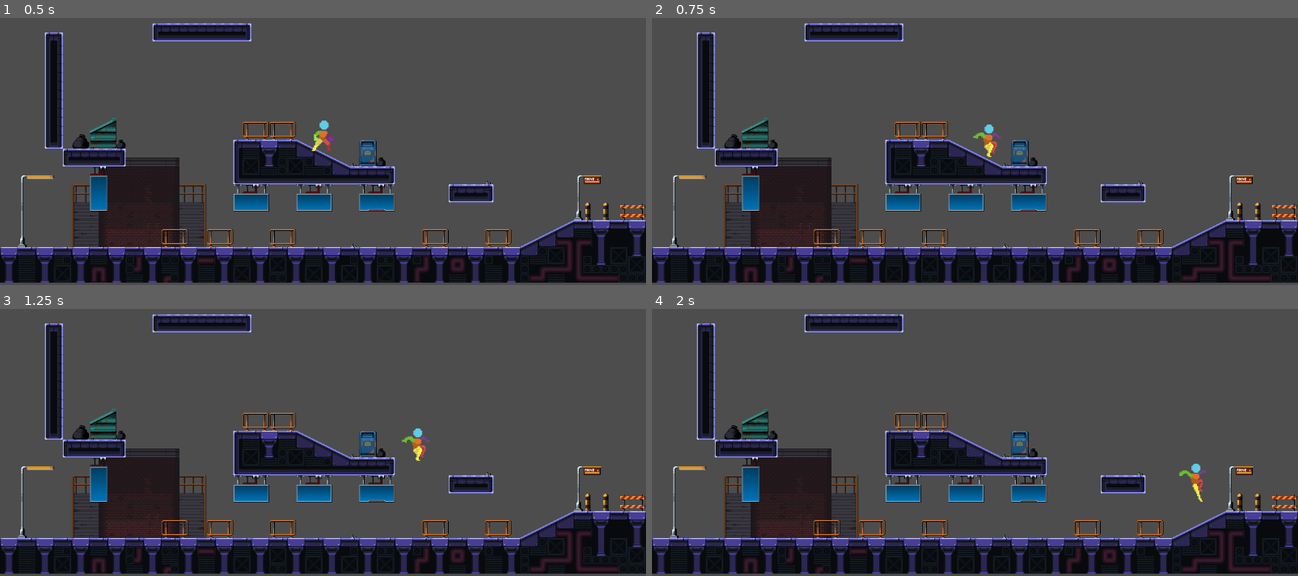
Above: before the commit, frames 1-4 (two rows, left to right).
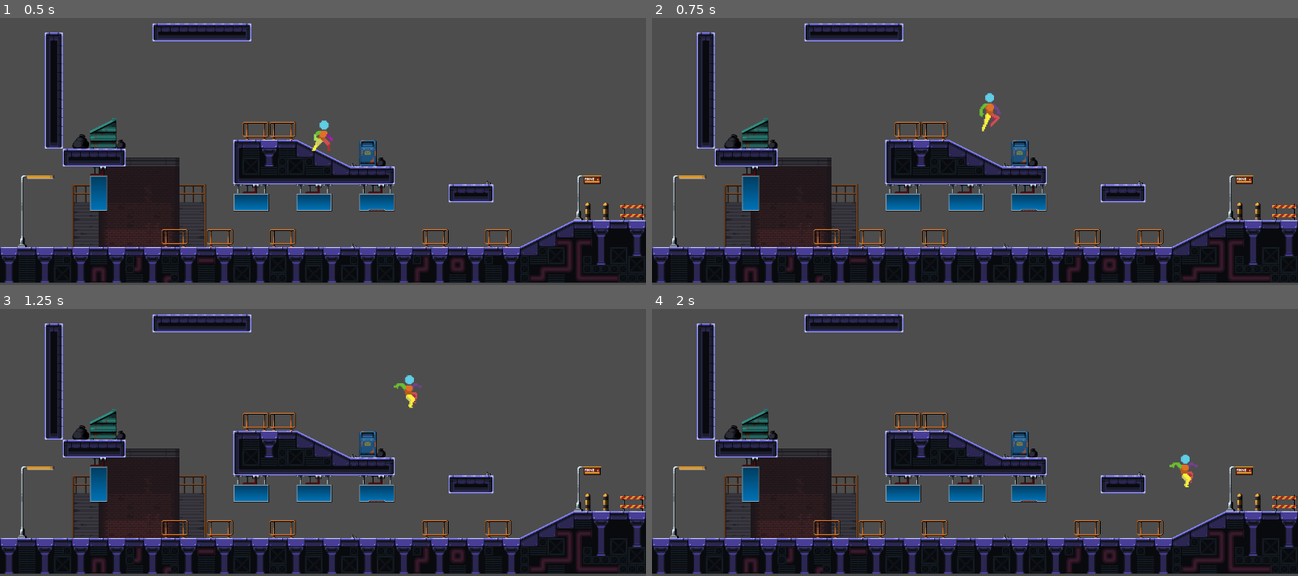
Above: after the commit, the same moments.

Repository: GRIDAEI/Grid-platformer-project
Game: Godot game, scene res://Scenes/World.tscn
The game is run twice, just before and just after one commit, with the same random seed, the same clock (stepped at 60 frames per second) and the same inputs.
Inputs:
- Up to frame 1 (0.5 s): no input
- Up to frame 2 (0.75 s): tap Enter (ui_accept) at 0.5 s; hold D (right) from 0.53 s (still down); tap Space (spacja) at 0.6 s
- Up to frame 3 (1.25 s): keep holding D (right); tap Enter (ui_accept) at 0.77 s
- Up to frame 4 (2 s): keep holding D (right); tap Space (spacja) at 1.35 s; tap Enter (ui_accept) at 1.52 s

Frame 1 is identical in both runs. In frame 2, 0.4% of the frame differs, in the area x 49-55%, y 28-53%; in frame 3, 0.4%; in frame 4, 0.4%.

Commit message:
Fix wall jumpu i dodanie helperow

Diff:
--- a/Scenes/player.gd
+++ b/Scenes/player.gd
@@ -7,6 +7,15 @@
 
 @export var wall_slide_speed_reduction : float = 0.3
 
+
+#Zmienne forów
+#Fory, bo nie wiem jak się to profesjonalniej nazywa to zmienne które obsługują dodatkowe wspomagacze dla gracza
+
+#Forem np. jest to że jeszcze przez 30 klatek po zejściu z platformy można jeszcze skoczyć. By gracz nie czuł
+#się oszukany.
+var helper_duration : int = 10
+var normal_jump_help_timer : int = 10
+var helper_wall_jump_help_timer : int = 10
 
 #Stany gracza
 enum PlayerState {
@@ -42,8 +51,15 @@
 #Kontroler animacji gracza
 @onready var anim_sprite = $AnimatedSprite2D
 
+
+var was_on_floor : bool = false
+var was_on_wall : bool = false
 var was_wall_jump : bool = false
+
+var has_jumped : bool = false
 var jump_boost_active : bool = false
+
+var last_dir : float = 0.0
 
 func _physics_process(delta: float) -> void:
 
@@ -56,9 +72,11 @@
 
 
 	# Handle jump.
-
+	update_helpers()
+	decrement_helpers()
 
 	jump(delta)
+
 	if is_on_floor():
 		if abs(direction) > 0.01:
 			velocity.x = direction * current_speed #Poruszaj jeżeli jest wciśniety kierunek
@@ -74,9 +92,42 @@
 
 		#Powolne skręcanie w stronę inputu
 		velocity.x = lerp(velocity.x, target_dir * current_speed, clamp(AIR_CONTROL * delta, 0, 1))
-
 	move_and_slide()
 
+
+func decrement_helpers():
+	if normal_jump_help_timer > 0:
+		normal_jump_help_timer -= 1
+	if helper_wall_jump_help_timer>0:
+		helper_wall_jump_help_timer -= 1
+
+func is_helper_active(helper):
+	if helper > 0:
+		return true
+	else:
+		return false
+
+
+func update_helpers():
+	if was_on_floor and !is_on_floor() and !has_jumped:
+		normal_jump_help_timer = 8
+
+	if was_on_wall and !is_on_wall() and !has_jumped:
+		helper_wall_jump_help_timer = 8
+
+
+	if is_on_floor():
+		was_on_floor = true
+	else:
+		was_on_floor = false
+
+	if is_on_wall():
+		was_on_wall = true
+	else:
+		was_on_wall = false
+
+	if has_jumped:
+		has_jumped = false
 #Ustawianie state playera
 func updatePlayerState() -> void:
 	moving = (input_dir != 0.0)
@@ -128,71 +179,71 @@
 
 #funkcja obśługująca skok
 func jump(delta):
-	# --- Resety / stany ---
-	# Reset flagi wall-jump gdy stoi na ziemi
 	if is_on_floor():
 		was_wall_jump = false
-
-	# --- Grawitacja (standardowa lub zmniejszona przy ścianie) ---
-	if is_on_floor():
-		# na ziemi nie dodajemy "dodatkowej" grawitacji w tym miejscu
-		pass
-	elif is_on_wall():
+	if is_on_wall():
 
 		if velocity.y < -150:
 			velocity += get_gravity() * delta * Vector2(1.0, wall_slide_speed_reduction * 2.5)
 		else:
 			velocity += get_gravity() * delta * Vector2(1.0, wall_slide_speed_reduction)
+
+		#Wybieranie kierunku gracza
+		if last_dir > 0:
+			anim_sprite.flip_h = false
+		elif last_dir <0:
+			anim_sprite.flip_h = true
 	else:
 		# w powietrzu normalna grawitacja
 		velocity += get_gravity() * delta
+
+	#Determinowanie kierunku który ma obrać gracz po skoku od ściany
+
+	#jeżeli nie na ścianie
+	if !is_on_wall():
+		#Sprawdzamy czy jest input, jeżeli tak to on ma priorytet kierunku
+		if abs(input_dir):
+			last_dir = direction
+		else:
+			#Gdy inputu nie mamy wybieramy kierunek na podstawie poziomego velocity
+			last_dir = velocity.x
 
 	# --- Skok (input) ---
 	if Input.is_action_just_pressed("spacja"):
 		# 1) Skok z ziemi
-		if is_on_floor():
+
+		if is_on_floor() or is_helper_active(normal_jump_help_timer):
+			has_jumped = true
 			velocity.y = -JUMP_VELOCITY
 			# zapamiętujemy kierunek powietrzny (jeśli gracz trzyma kierunek)
-			if abs(direction) > 0.1:
+			if abs(direction) > 0.5 or abs(velocity.x) > 190:
 				air_direction = sign(direction)
 			else:
 				air_direction = 0.0
 			return
 
 		# 2) Wall-jump (gdy przy ścianie i nie na ziemi)
-		if is_on_wall() and not is_on_floor():
+		if (is_on_wall() or helper_wall_jump_help_timer) and not is_on_floor() :
+			has_jumped = true
+
 			var wall_side := 0.0
-			# preferuj kierunek od gracza (input_dir), jeśli jest istotny
+
+			#Tutaj ustalamy w kierunku gracz zostanie odbity. Robimy tu to w razie gdyby last_dir miał niewypał.
+			# preferuj kierunek od gracza (input_dir), jeżeli istnieje
 			if abs(input_dir) > 0.01:
-				# sign(direction) zakładam, że direction to -1/1 (kierunek ruchu)
+				#bierzemy znak
 				wall_side = sign(direction)
 			else:
 				# brak wejścia — użyj flipu sprite'a jako przybliżenia strony ściany
 				wall_side = -1.0 if anim_sprite.flip_h else 1.0
 
-
+			#kierunek boosta w odwrotną stronę od ściany
 			air_direction = -wall_side
-			print(input_dir)
-			if input_dir != 0.0:
-				if wall_side >0.0:
-					anim_sprite.flip_h = true
-				elif wall_side < 0.0:
-					anim_sprite.flip_h = false
-			else:
-				anim_sprite.flip_h = !anim_sprite.flip_h
-
-
+
+			#Dodanie prędkości
 			velocity.x = air_direction * current_speed
 			velocity.y = -JUMP_VELOCITY
+
+			#Tak, skoczono
 			was_wall_jump = true
 			return
-
-		# 3) Skok w powietrzu bez ściany (np. zapamiętywanie kierunku powietrznego)
-		# Jeśli wcześniej był wall-jump, nie nadpisujemy air_direction (umożliwia "odbicie")
-		if not was_wall_jump:
-			if abs(direction) > 0.1:
-				air_direction = sign(direction)
-			elif abs(velocity.x) > 0.1:
-				air_direction = sign(velocity.x)
-			else:
-				air_direction = 0.0
